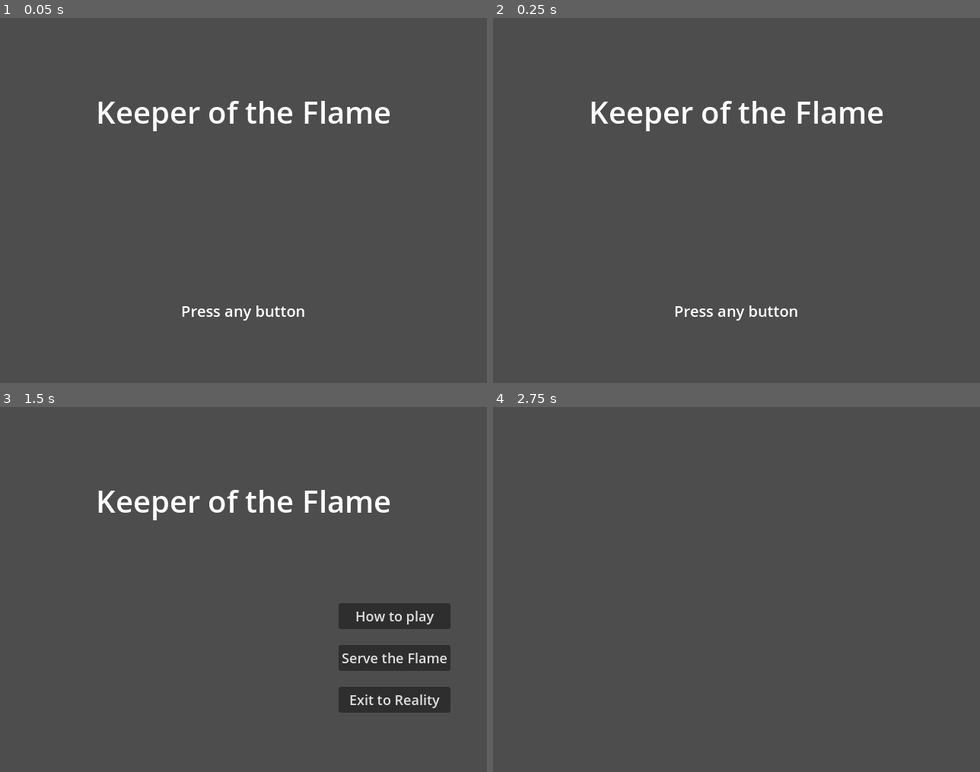
Above: before the commit, frames 1-4 (two rows, left to right).
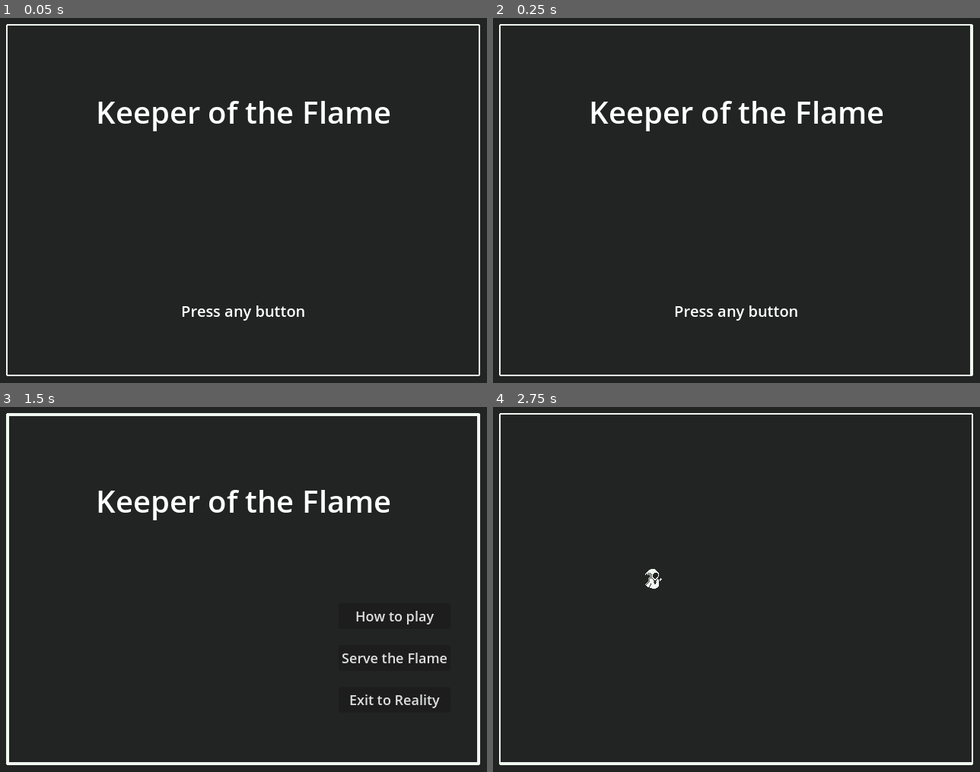
Above: after the commit, the same moments.

Repository: rnakkas/gmtk-game-jam-jul-2025
Game: Godot game, scene res://Main/Scenes/main.tscn
Same seed, same stepped clock (60 frames per second), same inputs: the game is played once before the commit and once after it.
Inputs (mouse positions are in pixels of both pictures, inside the frame that each line leads up to):
- Up to frame 1 (0.05 s): no input
- Up to frame 2 (0.25 s): no input
- Up to frame 3 (1.5 s): tap Enter at 0.5, 1.25 s; move the mouse to (350, 571) at 0.52 s; hold D (move_right, bound only after the commit) 0.53-1.28 s; tap Space (shoot, bound only after the commit) at 0.6, 1.35 s; click (350, 571) at 0.67 s; move the mouse to (146, 607) at 1.27 s; hold S (move_down, bound only after the commit) from 1.28 s (still down)
- Up to frame 4 (2.75 s): release S (move_down, bound only after the commit) at 2 s; click "Serve the Flame" at 2 s

The runs differ from the first frame. In frame 1, 98% of the frame differs, in the area x 0-100%, y 0-100%; in frame 2, 98%; in frame 3, 94%; in frame 4, 100%.

Commit message:
created player, created background

Diff:
--- /dev/null
+++ b/Autoloads/SignalsBus.gd
@@ -0,0 +1,4 @@
+extends Node
+
+@warning_ignore("unused_signal")
+signal player_pressed_pause_game_event()
--- /dev/null
+++ b/Gaame/Scenes/game.tscn
@@ -0,0 +1,9 @@
+[gd_scene load_steps=2 format=3 uid="uid://d2l6sy3gs3rjl"]
+
+[ext_resource type="PackedScene" uid="uid://rhtexhsqgpmg" path="res://Gaame/Scenes/player.tscn" id="1_2i11c"]
+
+[node name="game" type="Node2D"]
+z_index = 1
+
+[node name="player" parent="." instance=ExtResource("1_2i11c")]
+position = Vector2(212, 225)
--- /dev/null
+++ b/Gaame/Scenes/player.tscn
@@ -0,0 +1,339 @@
+[gd_scene load_steps=45 format=3 uid="uid://rhtexhsqgpmg"]
+
+[ext_resource type="Script" uid="uid://03dsdnyqo3we" path="res://Gaame/Scripts/player.gd" id="1_mlcnc"]
+[ext_resource type="Texture2D" uid="uid://byicnnn52u00d" path="res://Assets/player-spritesheet-v2.png" id="1_teism"]
+
+[sub_resource type="AtlasTexture" id="AtlasTexture_teism"]
+atlas = ExtResource("1_teism")
+region = Rect2(0, 64, 32, 32)
+
+[sub_resource type="AtlasTexture" id="AtlasTexture_vchea"]
+atlas = ExtResource("1_teism")
+region = Rect2(32, 64, 32, 32)
+
+[sub_resource type="AtlasTexture" id="AtlasTexture_j73ue"]
+atlas = ExtResource("1_teism")
+region = Rect2(64, 64, 32, 32)
+
+[sub_resource type="AtlasTexture" id="AtlasTexture_xxwbo"]
+atlas = ExtResource("1_teism")
+region = Rect2(96, 64, 32, 32)
+
+[sub_resource type="AtlasTexture" id="AtlasTexture_psj7f"]
+atlas = ExtResource("1_teism")
+region = Rect2(128, 64, 32, 32)
+
+[sub_resource type="AtlasTexture" id="AtlasTexture_584ao"]
+atlas = ExtResource("1_teism")
+region = Rect2(160, 64, 32, 32)
+
+[sub_resource type="AtlasTexture" id="AtlasTexture_fek4i"]
+atlas = ExtResource("1_teism")
+region = Rect2(192, 64, 32, 32)
+
+[sub_resource type="AtlasTexture" id="AtlasTexture_45dvv"]
+atlas = ExtResource("1_teism")
+region = Rect2(224, 64, 32, 32)
+
+[sub_resource type="AtlasTexture" id="AtlasTexture_8fycu"]
+atlas = ExtResource("1_teism")
+region = Rect2(256, 64, 32, 32)
+
+[sub_resource type="AtlasTexture" id="AtlasTexture_xmud6"]
+atlas = ExtResource("1_teism")
+region = Rect2(288, 64, 32, 32)
+
+[sub_resource type="AtlasTexture" id="AtlasTexture_nyq2a"]
+atlas = ExtResource("1_teism")
+region = Rect2(320, 64, 32, 32)
+
+[sub_resource type="AtlasTexture" id="AtlasTexture_207wa"]
+atlas = ExtResource("1_teism")
+region = Rect2(352, 64, 32, 32)
+
+[sub_resource type="AtlasTexture" id="AtlasTexture_f4vxj"]
+atlas = ExtResource("1_teism")
+region = Rect2(384, 64, 32, 32)
+
+[sub_resource type="AtlasTexture" id="AtlasTexture_j3y1m"]
+atlas = ExtResource("1_teism")
+region = Rect2(416, 64, 32, 32)
+
+[sub_resource type="AtlasTexture" id="AtlasTexture_kl450"]
+atlas = ExtResource("1_teism")
+region = Rect2(448, 64, 32, 32)
+
+[sub_resource type="AtlasTexture" id="AtlasTexture_l2d3m"]
+atlas = ExtResource("1_teism")
+region = Rect2(480, 64, 32, 32)
+
+[sub_resource type="AtlasTexture" id="AtlasTexture_e0gds"]
+atlas = ExtResource("1_teism")
+region = Rect2(512, 64, 32, 32)
+
+[sub_resource type="AtlasTexture" id="AtlasTexture_ie1ky"]
+atlas = ExtResource("1_teism")
+region = Rect2(544, 64, 32, 32)
+
+[sub_resource type="AtlasTexture" id="AtlasTexture_4ewpq"]
+atlas = ExtResource("1_teism")
+region = Rect2(576, 64, 32, 32)
+
+[sub_resource type="AtlasTexture" id="AtlasTexture_w3b5p"]
+atlas = ExtResource("1_teism")
+region = Rect2(608, 64, 32, 32)
+
+[sub_resource type="AtlasTexture" id="AtlasTexture_2njuv"]
+atlas = ExtResource("1_teism")
+region = Rect2(640, 64, 32, 32)
+
+[sub_resource type="AtlasTexture" id="AtlasTexture_yslx0"]
+atlas = ExtResource("1_teism")
+region = Rect2(672, 64, 32, 32)
+
+[sub_resource type="AtlasTexture" id="AtlasTexture_itewb"]
+atlas = ExtResource("1_teism")
+region = Rect2(704, 64, 32, 32)
+
+[sub_resource type="AtlasTexture" id="AtlasTexture_dc2lh"]
+atlas = ExtResource("1_teism")
+region = Rect2(736, 64, 32, 32)
+
+[sub_resource type="AtlasTexture" id="AtlasTexture_mlcnc"]
+atlas = ExtResource("1_teism")
+region = Rect2(0, 0, 32, 32)
+
+[sub_resource type="AtlasTexture" id="AtlasTexture_aonr0"]
+atlas = ExtResource("1_teism")
+region = Rect2(32, 0, 32, 32)
+
+[sub_resource type="AtlasTexture" id="AtlasTexture_wo33g"]
+atlas = ExtResource("1_teism")
+region = Rect2(64, 0, 32, 32)
+
+[sub_resource type="AtlasTexture" id="AtlasTexture_262uf"]
+atlas = ExtResource("1_teism")
+region = Rect2(96, 0, 32, 32)
+
+[sub_resource type="AtlasTexture" id="AtlasTexture_aw44k"]
+atlas = ExtResource("1_teism")
+region = Rect2(128, 0, 32, 32)
+
+[sub_resource type="AtlasTexture" id="AtlasTexture_38ty4"]
+atlas = ExtResource("1_teism")
+region = Rect2(160, 0, 32, 32)
+
+[sub_resource type="AtlasTexture" id="AtlasTexture_fk36c"]
+atlas = ExtResource("1_teism")
+region = Rect2(192, 0, 32, 32)
+
+[sub_resource type="AtlasTexture" id="AtlasTexture_7yqf7"]
+atlas = ExtResource("1_teism")
+region = Rect2(224, 0, 32, 32)
+
+[sub_resource type="AtlasTexture" id="AtlasTexture_4v67r"]
+atlas = ExtResource("1_teism")
+region = Rect2(0, 32, 32, 32)
+
+[sub_resource type="AtlasTexture" id="AtlasTexture_lfw7o"]
+atlas = ExtResource("1_teism")
+region = Rect2(32, 32, 32, 32)
+
+[sub_resource type="AtlasTexture" id="AtlasTexture_fh2nv"]
+atlas = ExtResource("1_teism")
+region = Rect2(64, 32, 32, 32)
+
+[sub_resource type="AtlasTexture" id="AtlasTexture_rd80l"]
+atlas = ExtResource("1_teism")
+region = Rect2(96, 32, 32, 32)
+
+[sub_resource type="AtlasTexture" id="AtlasTexture_0tyn3"]
+atlas = ExtResource("1_teism")
+region = Rect2(128, 32, 32, 32)
+
+[sub_resource type="AtlasTexture" id="AtlasTexture_gvate"]
+atlas = ExtResource("1_teism")
+region = Rect2(160, 32, 32, 32)
+
+[sub_resource type="AtlasTexture" id="AtlasTexture_0fg0r"]
+atlas = ExtResource("1_teism")
+region = Rect2(192, 32, 32, 32)
+
+[sub_resource type="AtlasTexture" id="AtlasTexture_wnasn"]
+atlas = ExtResource("1_teism")
+region = Rect2(224, 32, 32, 32)
+
+[sub_resource type="SpriteFrames" id="SpriteFrames_gx8a2"]
+animations = [{
+"frames": [{
+"duration": 1.0,
+"texture": SubResource("AtlasTexture_teism")
+}, {
+"duration": 1.0,
+"texture": SubResource("AtlasTexture_vchea")
+}, {
+"duration": 1.0,
+"texture": SubResource("AtlasTexture_j73ue")
+}, {
+"duration": 1.0,
+"texture": SubResource("AtlasTexture_xxwbo")
+}, {
+"duration": 1.0,
+"texture": SubResource("AtlasTexture_psj7f")
+}, {
+"duration": 1.0,
+"texture": SubResource("AtlasTexture_584ao")
+}, {
+"duration": 1.0,
+"texture": SubResource("AtlasTexture_fek4i")
+}, {
+"duration": 1.0,
+"texture": SubResource("AtlasTexture_45dvv")
+}, {
+"duration": 1.0,
+"texture": SubResource("AtlasTexture_8fycu")
+}, {
+"duration": 1.0,
+"texture": SubResource("AtlasTexture_xmud6")
+}, {
+"duration": 1.0,
+"texture": SubResource("AtlasTexture_nyq2a")
+}, {
+"duration": 1.0,
+"texture": SubResource("AtlasTexture_207wa")
+}, {
+"duration": 1.0,
+"texture": SubResource("AtlasTexture_f4vxj")
+}, {
+"duration": 1.0,
+"texture": SubResource("AtlasTexture_j3y1m")
+}, {
+"duration": 1.0,
+"texture": SubResource("AtlasTexture_kl450")
+}, {
+"duration": 1.0,
+"texture": SubResource("AtlasTexture_l2d3m")
+}, {
+"duration": 1.0,
+"texture": SubResource("AtlasTexture_e0gds")
+}, {
+"duration": 1.0,
+"texture": SubResource("AtlasTexture_ie1ky")
+}, {
+"duration": 1.0,
+"texture": SubResource("AtlasTexture_4ewpq")
+}, {
+"duration": 1.0,
+"texture": SubResource("AtlasTexture_w3b5p")
+}, {
+"duration": 1.0,
+"texture": SubResource("AtlasTexture_2njuv")
+}, {
+"duration": 1.0,
+"texture": SubResource("AtlasTexture_yslx0")
+}, {
+"duration": 1.0,
+"texture": SubResource("AtlasTexture_itewb")
+}, {
+"duration": 1.0,
+"texture": SubResource("AtlasTexture_dc2lh")
+}, {
+"duration": 1.0,
+"texture": null
+}, {
+"duration": 1.0,
+"texture": SubResource("AtlasTexture_dc2lh")
+}, {
+"duration": 1.0,
+"texture": null
+}, {
+"duration": 1.0,
+"texture": SubResource("AtlasTexture_dc2lh")
+}, {
+"duration": 1.0,
+"texture": null
+}, {
+"duration": 1.0,
+"texture": SubResource("AtlasTexture_dc2lh")
+}, {
+"duration": 1.0,
+"texture": null
+}],
+"loop": false,
+"name": &"death",
+"speed": 15.0
+}, {
+"frames": [{
+"duration": 1.0,
+"texture": SubResource("AtlasTexture_mlcnc")
+}, {
+"duration": 1.0,
+"texture": SubResource("AtlasTexture_aonr0")
+}, {
+"duration": 1.0,
+"texture": SubResource("AtlasTexture_wo33g")
+}, {
+"duration": 1.0,
+"texture": SubResource("AtlasTexture_262uf")
+}, {
+"duration": 1.0,
+"texture": SubResource("AtlasTexture_aw44k")
+}, {
+"duration": 1.0,
+"texture": SubResource("AtlasTexture_38ty4")
+}, {
+"duration": 1.0,
+"texture": SubResource("AtlasTexture_fk36c")
+}, {
+"duration": 1.0,
+"texture": SubResource("AtlasTexture_7yqf7")
+}],
+"loop": true,
+"name": &"idle",
+"speed": 15.0
+}, {
+"frames": [{
+"duration": 1.0,
+"texture": SubResource("AtlasTexture_4v67r")
+}, {
+"duration": 1.0,
+"texture": SubResource("AtlasTexture_lfw7o")
+}, {
+"duration": 1.0,
+"texture": SubResource("AtlasTexture_fh2nv")
+}, {
+"duration": 1.0,
+"texture": SubResource("AtlasTexture_rd80l")
+}, {
+"duration": 1.0,
+"texture": SubResource("AtlasTexture_0tyn3")
+}, {
+"duration": 1.0,
+"texture": SubResource("AtlasTexture_gvate")
+}, {
+"duration": 1.0,
+"texture": SubResource("AtlasTexture_0fg0r")
+}, {
+"duration": 1.0,
+"texture": SubResource("AtlasTexture_wnasn")
+}],
+"loop": true,
+"name": &"run",
+"speed": 15.0
+}]
+
+[sub_resource type="CapsuleShape2D" id="CapsuleShape2D_teism"]
+radius = 13.0
+
+[node name="player" type="CharacterBody2D"]
+z_index = 2
+collision_mask = 0
+script = ExtResource("1_mlcnc")
+
+[node name="sprite" type="AnimatedSprite2D" parent="."]
+sprite_frames = SubResource("SpriteFrames_gx8a2")
+animation = &"idle"
+autoplay = "idle"
+
+[node name="collider" type="CollisionShape2D" parent="."]
+shape = SubResource("CapsuleShape2D_teism")
--- /dev/null
+++ b/Gaame/Scripts/player.gd
@@ -0,0 +1,168 @@
+extends CharacterBody2D
+class_name Player
+
+## Velocity
+@export var _max_speed: float = 300.0
+@export var acceleration: float = 900.0
+@export var deceleration: float = 1000.0
+
+## Shooting handler
+# @onready var shooting_handler: ShootingHandler = $shooting_handler
+
+## Sprites
+@onready var sprite: AnimatedSprite2D = $sprite
+
+## Hurtbox
+# @onready var hurtbox: Area2D = $hurtbox
+
+## Timers
+# @export var invincibility_time: float = 2.0
+# @onready var invincibility_timer: Timer = $invincibility_timer
+
+var viewport_size: Vector2
+var is_dead: bool
+var can_be_invincible: bool
+
+
+################################################
+# NOTE: Ready
+################################################
+func _ready() -> void:
+	viewport_size = get_viewport_rect().size
+	# invincibility_timer.wait_time = invincibility_time
+
+
+################################################
+# NOTE: Physics process
+################################################
+func _physics_process(delta) -> void:
+	if is_dead:
+		return
+	_handle_movement(delta)
+	move_and_slide()
+
+func _handle_movement(delta: float) -> void:
+	var input_dir := Vector2.ZERO
+
+	# Get input direction
+	input_dir.x = Input.get_axis("move_left", "move_right")
+	input_dir.y = Input.get_axis("move_up", "move_down")
+	input_dir = input_dir.normalized() # Normalize for diagonal movement
+
+	# Velocity calcs
+	if input_dir != Vector2.ZERO:
+		velocity = velocity.move_toward(input_dir * _max_speed, acceleration * delta)
+	else:
+		velocity = velocity.move_toward(Vector2.ZERO, deceleration * delta)
+
+################################################
+# NOTE: Process
+################################################
+func _process(_delta: float) -> void:
+	_handle_invincibility()
+	_handle_screen_wrap()
+	_flip_sprite()
+
+func _handle_invincibility() -> void:
+	if can_be_invincible:
+		can_be_invincible = false
+		# invincibility_timer.start()
+
+		# hurtbox.set_deferred("monitoring", false)
+		# hurtbox.set_deferred("monitorable", false)
+
+func _handle_screen_wrap() -> void:
+	if self.global_position.x > viewport_size.x:
+		global_position.x = 10.0
+	elif self.global_position.x < 0:
+		global_position.x = viewport_size.x - 10.0
+
+	if self.global_position.y > viewport_size.y:
+		global_position.y = 10.0
+	elif self.global_position.y < 0:
+		global_position.y = viewport_size.y - 10.0
+
+func _flip_sprite() -> void:
+	if velocity.x > 0:
+		sprite.flip_h = false
+	elif velocity.x < 0:
+		sprite.flip_h = true
+
+################################################
+# NOTE: Game pause handler
+################################################
+func _unhandled_input(event: InputEvent) -> void:
+	if event.is_action_pressed("pause"):
+		SignalsBus.player_pressed_pause_game_event.emit()
+
+
+# ################################################
+# # NOTE: Hurtbox signal
+# # Handle getting hit by enemies or projectiles
+# ################################################
+# func _on_hurtbox_area_entered(_area: Area2D) -> void:
+# 	# To prevent moving, shooting or bombing when dead
+# 	is_dead = true
+# 	shooting_handler.is_dead = true
+# 	bomb_handler.is_dead = true
+
+# 	velocity = Vector2.ZERO
+# 	hurtbox.set_deferred("monitoring", false)
+# 	hurtbox.set_deferred("monitorable", false)
+
+# 	rocket.visible = false # Contains body and thruster sprites
+# 	death.play("death")
+
+# 	SignalsBus.spawn_powerup_event.emit(self.global_position)
+
+# 	await death.animation_finished
+
+# 	## wait 0.5 seconds before sending signal to player spawner
+# 	await get_tree().create_timer(0.5).timeout
+
+# 	SignalsBus.player_death_event.emit()
+
+# 	queue_free()
+
+
+# ################################################
+# # NOTE: Stop invincibility signal
+# ################################################
+# func _on_invincibility_timer_timeout() -> void:
+# 	# Re-enable hurtbox
+# 	hurtbox.set_deferred("monitoring", true)
+# 	hurtbox.set_deferred("monitorable", true)
+
+# 	# Return to default animations
+# 	rocket.visible = true # Contains body and thruster sprites
+# 	invincible.play("none")
+
+
+# ################################################
+# #NOTE: Handle shooting signals, used for animations
+# ################################################
+# func _on_shooting_handler_now_shooting(powerup: GameManager.powerups, level: int) -> void:
+# 	if is_dead:
+# 		return
+# 	body.play("shoot")
+
+# 	match powerup:
+# 		GameManager.powerups.None:
+# 			base_muzzle_flash.play("shoot")
+# 		GameManager.powerups.Overdrive:
+# 			od_muzzle_flash.play("shoot")
+# 		GameManager.powerups.Chorus:
+# 			ch_muzzle_flash.play("shoot")
+# 			if level == 4:
+# 				ch_muzzle_flash_1.play("shoot")
+# 				ch_muzzle_flash_2.play("shoot")
+
+
+# func _on_shooting_handler_stopped_shooting() -> void:
+# 	base_muzzle_flash.play("none")
+# 	od_muzzle_flash.play("none")
+# 	ch_muzzle_flash.play("none")
+# 	ch_muzzle_flash_1.play("none")
+# 	ch_muzzle_flash_2.play("none")
+# 	body.play("idle")
+# 	body.frame = rocket.frame
--- a/Main/Scenes/main.tscn
+++ b/Main/Scenes/main.tscn
@@ -1,11 +1,79 @@
-[gd_scene load_steps=3 format=3 uid="uid://3t78wbw6bjd"]
+[gd_scene load_steps=13 format=3 uid="uid://3t78wbw6bjd"]
 
 [ext_resource type="Script" uid="uid://dh3ckhvjtuwud" path="res://Main/Scripts/main.gd" id="1_pango"]
 [ext_resource type="PackedScene" uid="uid://ddrguy7u6bcjg" path="res://Main/Scenes/ui_layer.tscn" id="1_yh5la"]
+[ext_resource type="Texture2D" uid="uid://c7dr45t460vit" path="res://Assets/background-v2.png" id="3_cb3dc"]
+
+[sub_resource type="AtlasTexture" id="AtlasTexture_43bsq"]
+atlas = ExtResource("3_cb3dc")
+region = Rect2(0, 0, 640, 480)
+
+[sub_resource type="AtlasTexture" id="AtlasTexture_4yjrt"]
+atlas = ExtResource("3_cb3dc")
+region = Rect2(640, 0, 640, 480)
+
+[sub_resource type="AtlasTexture" id="AtlasTexture_mqm5b"]
+atlas = ExtResource("3_cb3dc")
+region = Rect2(1280, 0, 640, 480)
+
+[sub_resource type="AtlasTexture" id="AtlasTexture_lvtmb"]
+atlas = ExtResource("3_cb3dc")
+region = Rect2(1920, 0, 640, 480)
+
+[sub_resource type="AtlasTexture" id="AtlasTexture_5f7vk"]
+atlas = ExtResource("3_cb3dc")
+region = Rect2(2560, 0, 640, 480)
+
+[sub_resource type="AtlasTexture" id="AtlasTexture_svc82"]
+atlas = ExtResource("3_cb3dc")
+region = Rect2(3200, 0, 640, 480)
+
+[sub_resource type="AtlasTexture" id="AtlasTexture_t1258"]
+atlas = ExtResource("3_cb3dc")
+region = Rect2(3840, 0, 640, 480)
+
+[sub_resource type="AtlasTexture" id="AtlasTexture_j0qd3"]
+atlas = ExtResource("3_cb3dc")
+region = Rect2(4480, 0, 640, 480)
+
+[sub_resource type="SpriteFrames" id="SpriteFrames_qdfm1"]
+animations = [{
+"frames": [{
+"duration": 1.0,
+"texture": SubResource("AtlasTexture_43bsq")
+}, {
+"duration": 1.0,
+"texture": SubResource("AtlasTexture_4yjrt")
+}, {
+"duration": 1.0,
+"texture": SubResource("AtlasTexture_mqm5b")
+}, {
+"duration": 1.0,
+"texture": SubResource("AtlasTexture_lvtmb")
+}, {
+"duration": 1.0,
+"texture": SubResource("AtlasTexture_5f7vk")
+}, {
+"duration": 1.0,
+"texture": SubResource("AtlasTexture_svc82")
+}, {
+"duration": 1.0,
+"texture": SubResource("AtlasTexture_t1258")
+}, {
+"duration": 1.0,
+"texture": SubResource("AtlasTexture_j0qd3")
+}],
+"loop": true,
+"name": &"default",
+"speed": 10.0
+}]
 
 [node name="main" type="Node2D"]
 script = ExtResource("1_pango")
 
 [node name="ui_layer" parent="." instance=ExtResource("1_yh5la")]
 
-[node name="game" type="Node2D" parent="."]
+[node name="background" type="AnimatedSprite2D" parent="."]
+position = Vector2(320, 240)
+sprite_frames = SubResource("SpriteFrames_qdfm1")
+autoplay = "default"
--- a/Main/Scripts/main.gd
+++ b/Main/Scripts/main.gd
@@ -1,5 +1,21 @@
 extends Node2D
 class_name Main
+
+@onready var ui_layer: UiLayer = $ui_layer
+
+@export var game_PS: PackedScene = preload("res://Gaame/Scenes/game.tscn")
+
+
+func _ready() -> void:
+	_connect_to_signals()
+
+func _connect_to_signals() -> void:
+	ui_layer.play_game_selected.connect(self._on_play_game_selected)
+
+func _on_play_game_selected() -> void:
+	var game: Node2D = game_PS.instantiate()
+	add_child(game)
+
 
 func _input(_event: InputEvent) -> void:
 	if !OS.is_debug_build():
--- a/project.godot
+++ b/project.godot
@@ -15,6 +15,10 @@
 config/features=PackedStringArray("4.4", "Mobile")
 config/icon="res://icon.svg"
 
+[autoload]
+
+SignalsBus="*res://Autoloads/SignalsBus.gd"
+
 [display]
 
 window/size/viewport_width=640
@@ -27,6 +31,49 @@
 theme/snap/snap_2d_transforms_to_pixel=true
 theme/stretch/aspect="keep"
 
+[input]
+
+move_left={
+"deadzone": 0.2,
+"events": [Object(InputEventKey,"resource_local_to_scene":false,"resource_name":"","device":-1,"window_id":0,"alt_pressed":false,"shift_pressed":false,"ctrl_pressed":false,"meta_pressed":false,"pressed":false,"keycode":0,"physical_keycode":65,"key_label":0,"unicode":97,"location":0,"echo":false,"script":null)
+]
+}
+move_right={
+"deadzone": 0.2,
+"events": [Object(InputEventKey,"resource_local_to_scene":false,"resource_name":"","device":-1,"window_id":0,"alt_pressed":false,"shift_pressed":false,"ctrl_pressed":false,"meta_pressed":false,"pressed":false,"keycode":0,"physical_keycode":68,"key_label":0,"unicode":100,"location":0,"echo":false,"script":null)
+]
+}
+move_up={
+"deadzone": 0.2,
+"events": [Object(InputEventKey,"resource_local_to_scene":false,"resource_name":"","device":-1,"window_id":0,"alt_pressed":false,"shift_pressed":false,"ctrl_pressed":false,"meta_pressed":false,"pressed":false,"keycode":0,"physical_keycode":87,"key_label":0,"unicode":119,"location":0,"echo":false,"script":null)
+]
+}
+move_down={
+"deadzone": 0.2,
+"events": [Object(InputEventKey,"resource_local_to_scene":false,"resource_name":"","device":-1,"window_id":0,"alt_pressed":false,"shift_pressed":false,"ctrl_pressed":false,"meta_pressed":false,"pressed":false,"keycode":0,"physical_keycode":83,"key_label":0,"unicode":115,"location":0,"echo":false,"script":null)
+]
+}
+shoot={
+"deadzone": 0.2,
+"events": [Object(InputEventKey,"resource_local_to_scene":false,"resource_name":"","device":-1,"window_id":0,"alt_pressed":false,"shift_pressed":false,"ctrl_pressed":false,"meta_pressed":false,"pressed":false,"keycode":0,"physical_keycode":32,"key_label":0,"unicode":32,"location":0,"echo":false,"script":null)
+]
+}
+pause={
+"deadzone": 0.2,
+"events": [Object(InputEventKey,"resource_local_to_scene":false,"resource_name":"","device":-1,"window_id":0,"alt_pressed":false,"shift_pressed":false,"ctrl_pressed":false,"meta_pressed":false,"pressed":false,"keycode":0,"physical_keycode":4194305,"key_label":0,"unicode":0,"location":0,"echo":false,"script":null)
+]
+}
+
+[layer_names]
+
+2d_physics/layer_1="player"
+2d_physics/layer_2="wall"
+2d_physics/layer_3="player_fireball"
+2d_physics/layer_4="enemy"
+2d_physics/layer_5="enemy_fireball"
+2d_physics/layer_6="kindling"
+2d_physics/layer_7="flame"
+
 [rendering]
 
 textures/canvas_textures/default_texture_filter=0
Binary file added: Assets/background-v1.png
Not shown, added: Assets/background-v1.png.import
Binary file added: Assets/background-v2.png
Not shown, changed: Assets/background-v2.png.import
Binary file removed: Assets/player-spritesheet-v1.png
Binary file added: Assets/player-spritesheet-v2.png
Not shown, added: Assets/player-spritesheet-v2.png.import
Not shown, added: Autoloads/SignalsBus.gd.uid
Not shown, added: Gaame/Scripts/player.gd.uid
Not shown: 1 places in Main/Scenes/ui_layer.tscn that only renumber resources
